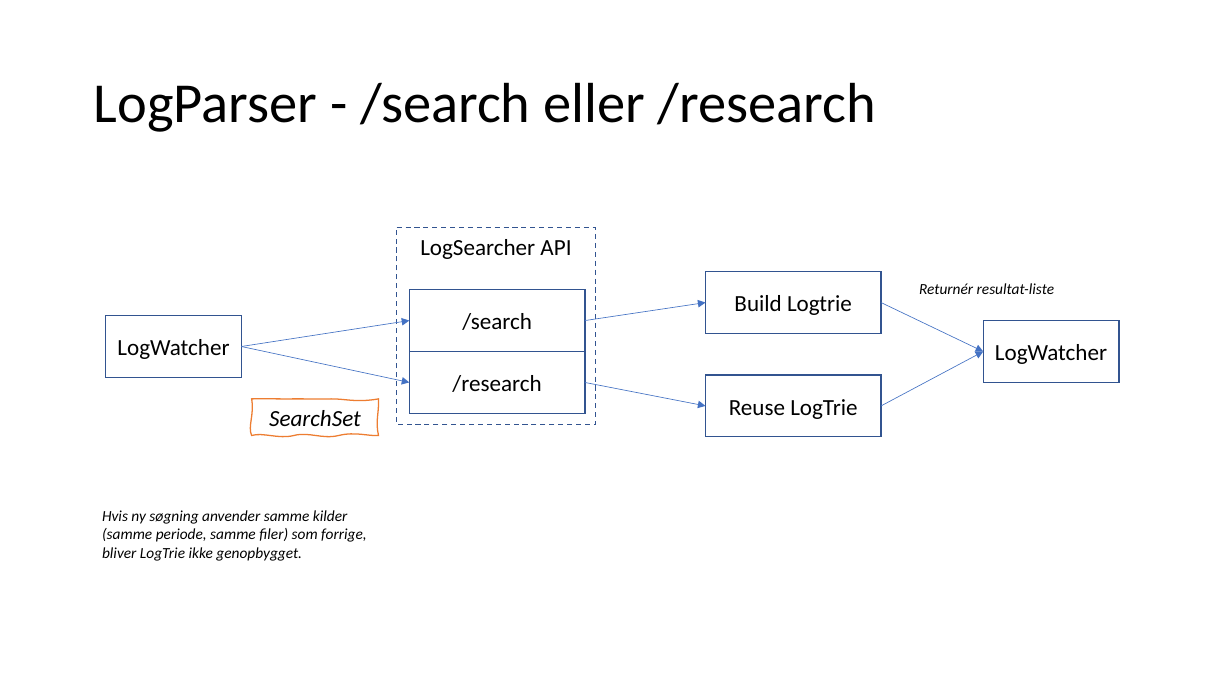
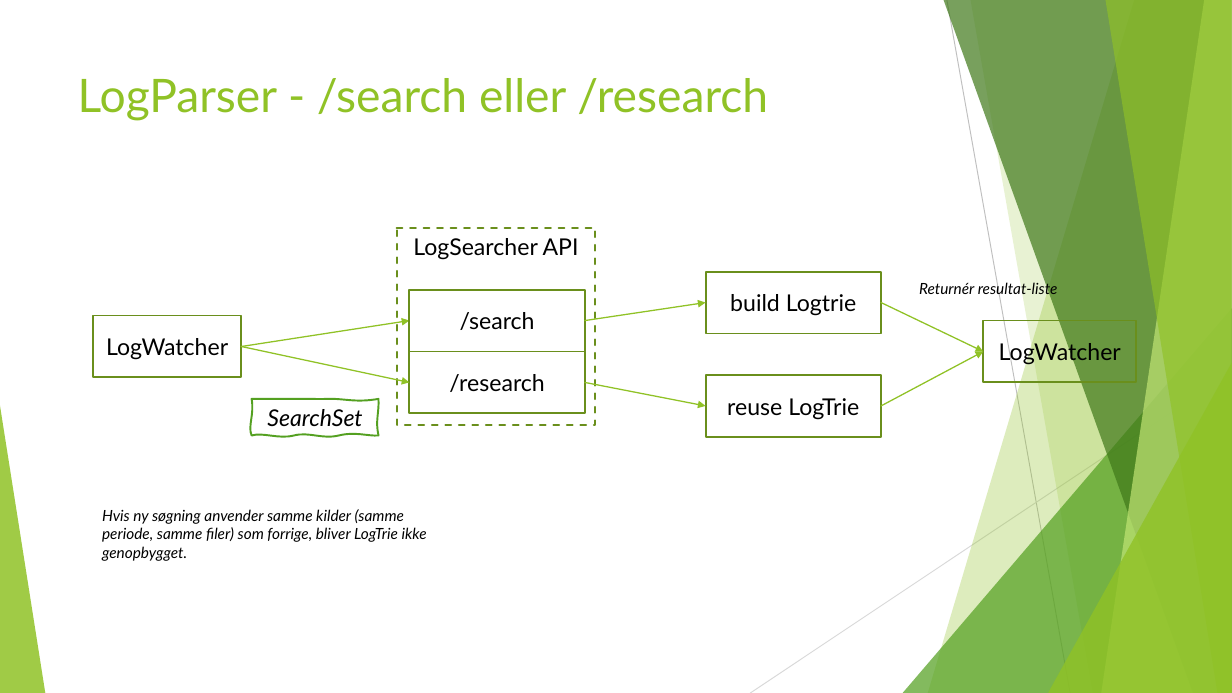
Before and after one commit to FaderVader/CPH_Afgangsprojekt_2022, a slide deck: slide 16 of LogSearcher.pptx (slide 15 before the commit). Drawn at 1232x693 pixels with LibreOffice and Linux fonts; fonts in the diff are those of the drawing. Boxes give left, top, right and bottom in pixels: in the first picture for what was removed or moved away, otherwise in the second. Text is boxed around its words. In the diff, an @@ line names an element or a change of style, - is before the commit and + after.

```diff
--- a/LogSearcher.pptx
+++ b/LogSearcher.pptx
@@ title "LogParser - /search eller /research": place and size @@
-title "LogParser - /search eller /research" at <box>94,82,876,132</box>
+title "LogParser - /search eller /research" at <box>78,78,768,121</box>
@@ title "LogParser - /search eller /research" at <box>78,78,768,121</box>: size 44 to 36 pt, font Calibri to Lato, text colour #000000 to #90C226; line spacing 0.9 to 1; vertical alignment middle to top @@
@@ rectangle "LogSearcher API" at <box>396,227,595,424</box>: font Calibri to Lato; outline #325491 1 pt dashed to #6B901C 1.5 pt dashed @@
@@ rectangle "build Logtrie" at <box>706,272,882,334</box>: outline #325491 1 pt to #6B901C 1.5 pt @@
@@ text in rectangle at <box>730,294,856,316</box>: text changed; font Calibri to Lato @@
-Build Logtrie
+build Logtrie
@@ text "Returnér resultat-liste" at <box>919,280,1058,297</box>: font Calibri to Lato @@
@@ rectangle "LogWatcher": place and size @@
-rectangle "LogWatcher" at <box>105,316,241,378</box>
+rectangle "LogWatcher" at <box>93,316,242,378</box>
@@ arrow (241, 347) - (409, 321): stroke #4472C4 0.5 pt to #90C226 1 pt @@
@@ arrow (585, 321) - (706, 302): stroke #4472C4 0.5 pt to #90C226 1 pt @@
@@ arrow (882, 302) - (983, 351): stroke #4472C4 0.5 pt to #90C226 1 pt @@
@@ font Calibri to Lato; outline #325491 1 pt to #6B901C 1.5 pt in 4 elements at <box>409,289,585,351</box>, <box>409,351,585,413</box>, <box>93,316,242,378</box>, <box>983,321,1137,383</box> @@
@@ rectangle "LogWatcher": place and size @@
-rectangle "LogWatcher" at <box>983,321,1119,383</box>
+rectangle "LogWatcher" at <box>983,321,1137,383</box>
@@ arrow (241, 347) - (409, 383): stroke #4472C4 0.5 pt to #90C226 1 pt @@
@@ arrow (882, 406) - (983, 351): stroke #4472C4 0.5 pt to #90C226 1 pt @@
@@ arrow (585, 383) - (706, 406): stroke #4472C4 0.5 pt to #90C226 1 pt @@
@@ rectangle "reuse LogTrie" at <box>706,375,882,437</box>: outline #325491 1 pt to #6B901C 1.5 pt @@
@@ group added at <box>0,0,1232,693</box>: 5 freeform shapes, 3 triangles, 2 lines @@
@@ freeform shape "SearchSet" at <box>251,399,378,436</box>: font Calibri to Lato; outline #ED7D31 1 pt to #54A021 1.5 pt @@
@@ text in rectangle at <box>727,398,859,420</box>: text changed; font Calibri to Lato @@
-Reuse LogTrie
+reuse LogTrie
@@ text "Hvis ny søgning anvender samme ..." at <box>102,509,427,561</box>: font Calibri to Lato @@
```
Also in this commit, not shown: 17 other slides changed, 1 slide added, 1 other file.
